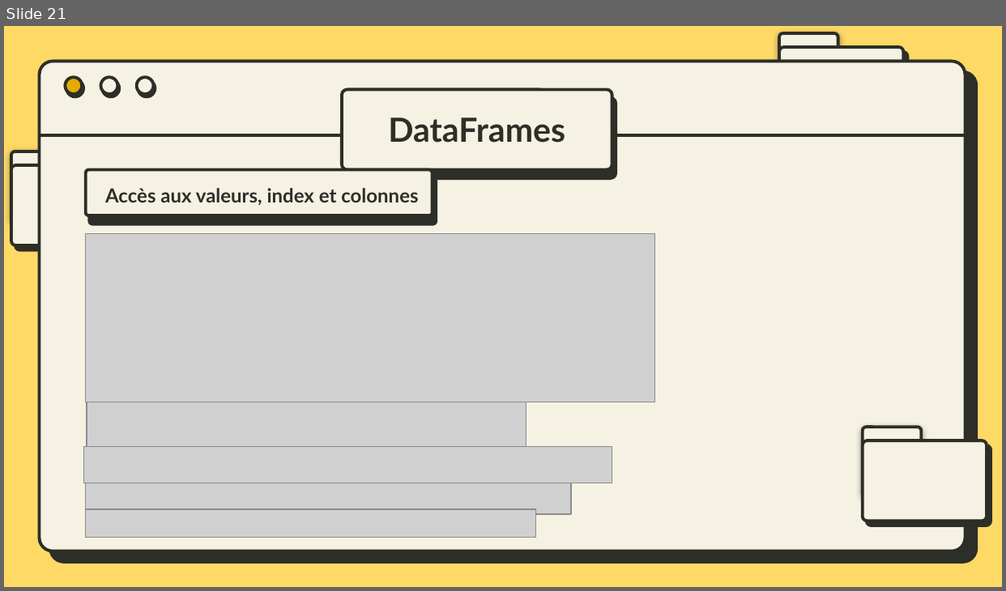
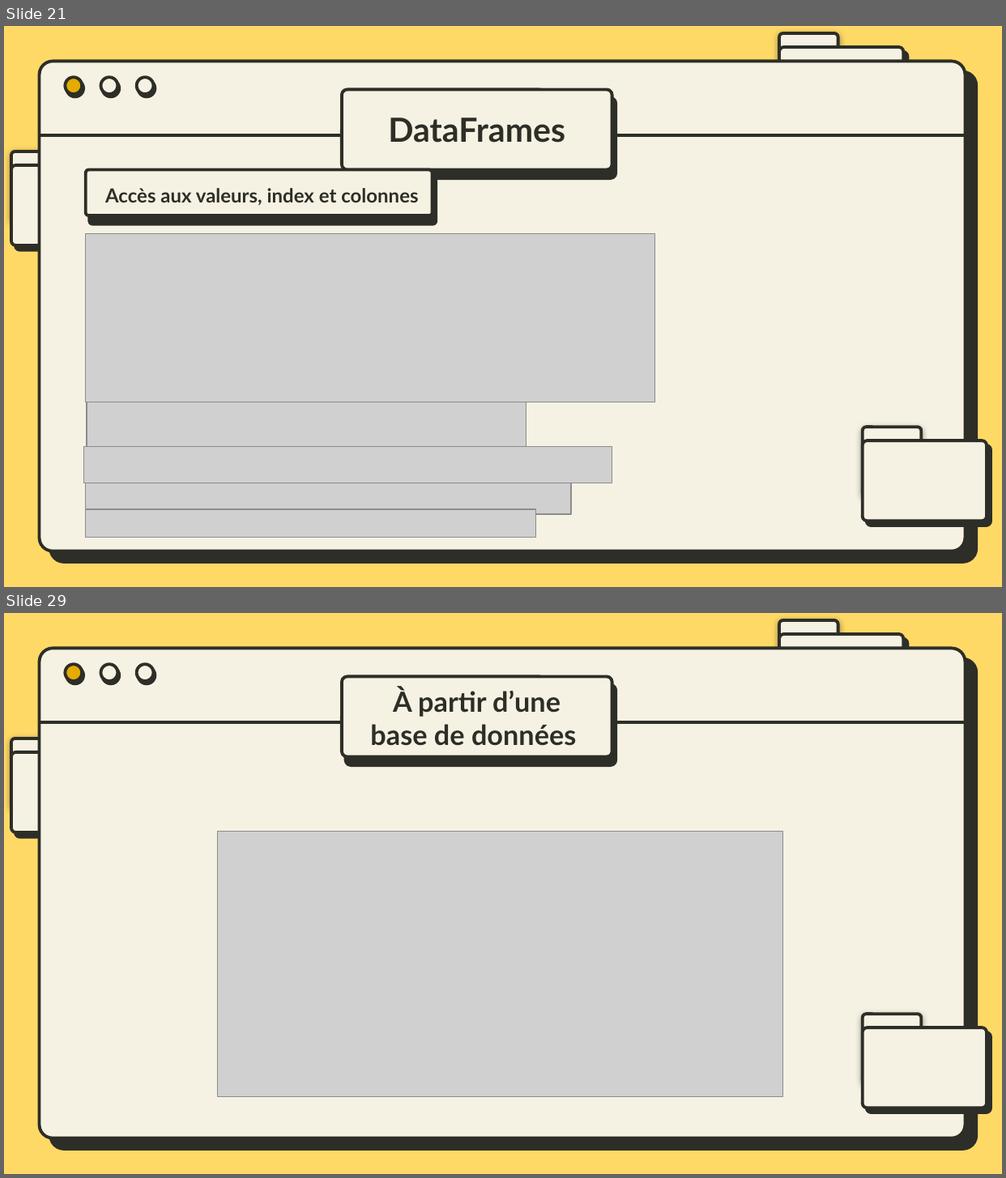
Before and after one commit to bydevmar/Master_MASD_FPO, a slide deck: SEMESTER 1/Modélisation avec Python/M- Pandas/Presentation/Pandas.pptx. Shown one above the other, each under a label of ours: slide 21 before the commit, slides 21 and 29 after it; the slides between them are not shown. The pictures are 1006x591 and 1006x1178 pixels, drawn with LibreOffice and Linux fonts; fonts in the diff are those of the drawing; grey boxes stand for pictures. Boxes give left, top, right and bottom in pixels: in the first picture for what was removed or moved away, otherwise in the second. Text is boxed around its words. In the diff, an @@ line names an element or a change of style, - is before the commit and + after.

```diff
--- a/SEMESTER 1/Modélisation avec Python/M- Pandas/Presentation/Pandas.pptx
+++ b/SEMESTER 1/Modélisation avec Python/M- Pandas/Presentation/Pandas.pptx
@@ slide 29 added at bbox=[4, 613, 1002, 1174], background #FFD966; not listed: 11 template elements that a slide beside it also shows @@
@@ rounded rectangle added at bbox=[341, 677, 612, 756], fill #F6F2E3, outline #2D2E27 2.25 pt @@
@@ text added at bbox=[370, 688, 576, 746], 20 pt, text #2D2E27, bold @@
+À partir d’une base de données
@@ picture added at bbox=[218, 832, 782, 1097] @@
```
Also in this commit, not shown: 11 other slides added, 6 other files.
